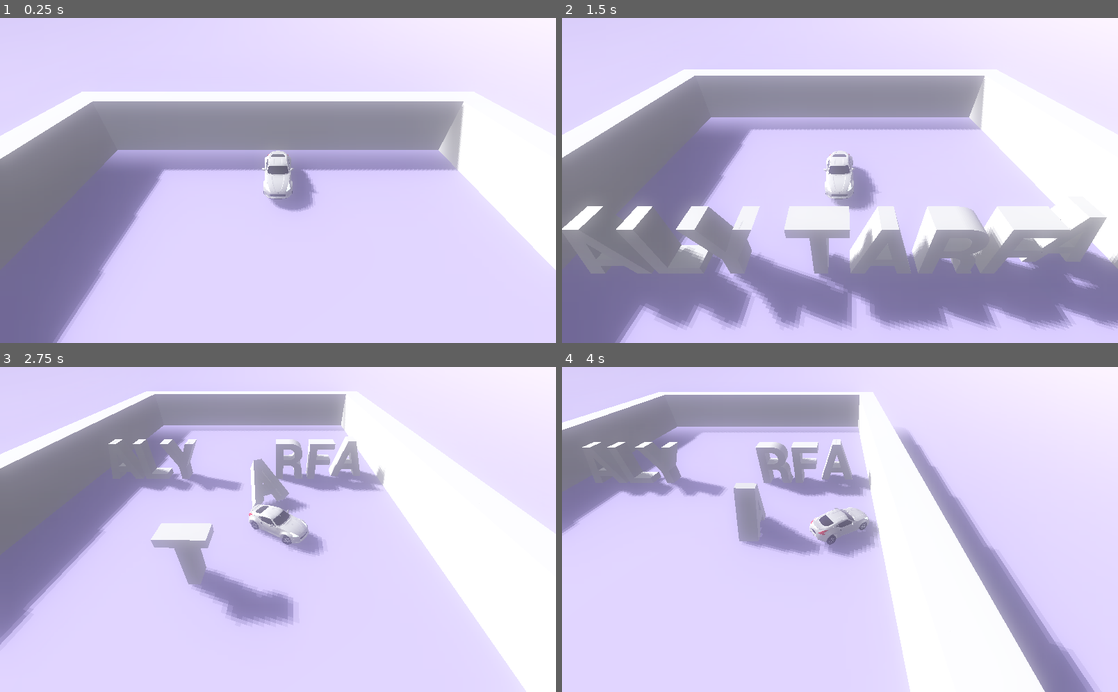
Above: before the commit, frames 1-4 (two rows, left to right).
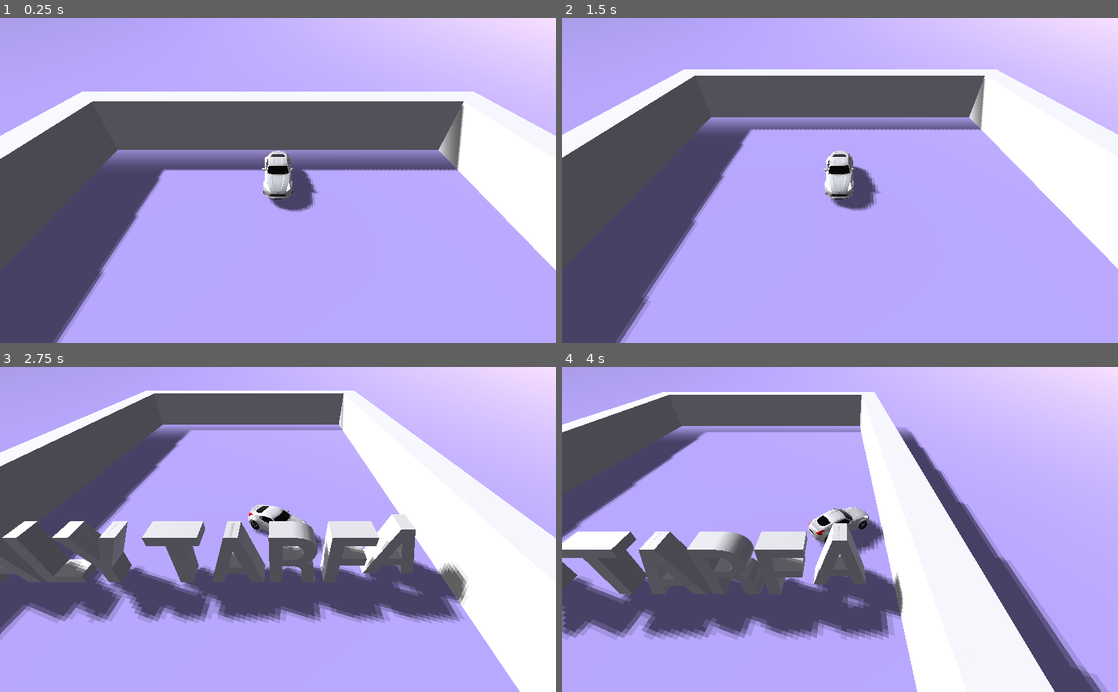
Above: after the commit, the same moments.

Repository: xQuilled/3d-portfolio
Game: Godot game, scene res://Main.tscn
Two runs of this game, one before a commit and one after it. Both use one fixed random seed, a clock stepped at 60 frames per second and the inputs below.
Inputs:
- Up to frame 1 (0.25 s): no input
- Up to frame 2 (1.5 s): hold W (up) from 0.53 s (still down)
- Up to frame 3 (2.75 s): release W (up) at 2.03 s; hold A (left) from 2.03 s (still down)
- Up to frame 4 (4 s): release A (left) at 3.53 s; hold S (down) from 3.53 s (still down)

The runs differ from the first frame. In frame 1, 91% of the frame differs, in the area x 0-100%, y 0-100%; in frame 2, 89%; in frame 3, 84%; in frame 4, 87%.

Commit message:
refactor: camera movement script

Diff:
--- a/Main.gd
+++ b/Main.gd
@@ -1,16 +1,3 @@
 extends Spatial
 
 onready var player = $Player
-onready var camera = $Camera
-onready var camera_offset = camera.translation
-
-func _enter_tree():
-
-	# WEIRD BUG SO I GOTTA DO THIS
-	var title = load("res://Text/Title.tscn").instance()
-	title.translation.z = 12
-	add_child(title)
-
-func _process(delta):
-	#camera.translation = lerp(camera.translation, player.translation + Vector3(0,10,8), 5 * delta)
-	camera.translation = player.translation + camera_offset
--- a/Main.tscn
+++ b/Main.tscn
@@ -1,9 +1,11 @@
-[gd_scene load_steps=11 format=2]
+[gd_scene load_steps=13 format=2]
 
 [ext_resource path="res://Player/Player.tscn" type="PackedScene" id=1]
 [ext_resource path="res://Main.gd" type="Script" id=2]
 [ext_resource path="res://Textures/belfast_sunset_puresky_1k.hdr" type="Texture" id=3]
 [ext_resource path="res://Text/Roboto-Regular.ttf" type="DynamicFontData" id=4]
+[ext_resource path="res://Player/Camera.gd" type="Script" id=5]
+[ext_resource path="res://Text/Title.tscn" type="PackedScene" id=6]
 
 [sub_resource type="PanoramaSky" id=6]
 radiance_size = 3
@@ -14,7 +16,6 @@
 background_sky = SubResource( 6 )
 background_color = Color( 0.976471, 0.588235, 1, 1 )
 ambient_light_energy = 0.4
-glow_enabled = true
 glow_bloom = 0.5
 glow_blend_mode = 1
 
@@ -92,10 +93,13 @@
 directional_shadow_mode = 0
 directional_shadow_depth_range = 1
 
-[node name="Player" parent="." instance=ExtResource( 1 )]
-
 [node name="Camera" type="Camera" parent="."]
 transform = Transform( 1, 0, 0, 0, 0.766044, 0.642788, 0, -0.642788, 0.766044, 0, 10, 12 )
+current = true
+script = ExtResource( 5 )
+player = NodePath("../Player")
+
+[node name="Player" parent="." instance=ExtResource( 1 )]
 
 [node name="Label3D" type="Label3D" parent="."]
 transform = Transform( 1, 0, 0, 0, -4.37114e-08, 1, 0, -1, -4.37114e-08, 0, 0.01, 64 )
@@ -105,3 +109,6 @@
 This is currently a work in progress
 and will be completed soon."
 font = SubResource( 7 )
+
+[node name="Title" parent="." instance=ExtResource( 6 )]
+transform = Transform( 6, 0, 0, 0, 6, 8.52651e-14, 0, -8.52651e-14, 6, 0, 0, 24 )
--- /dev/null
+++ b/Player/Camera.gd
@@ -0,0 +1,10 @@
+extends Camera
+
+export(NodePath) var player
+onready var camera_offset = translation
+
+func _ready():
+	player = get_node(player)
+
+func _process(delta):
+	translation = player.translation + camera_offset
